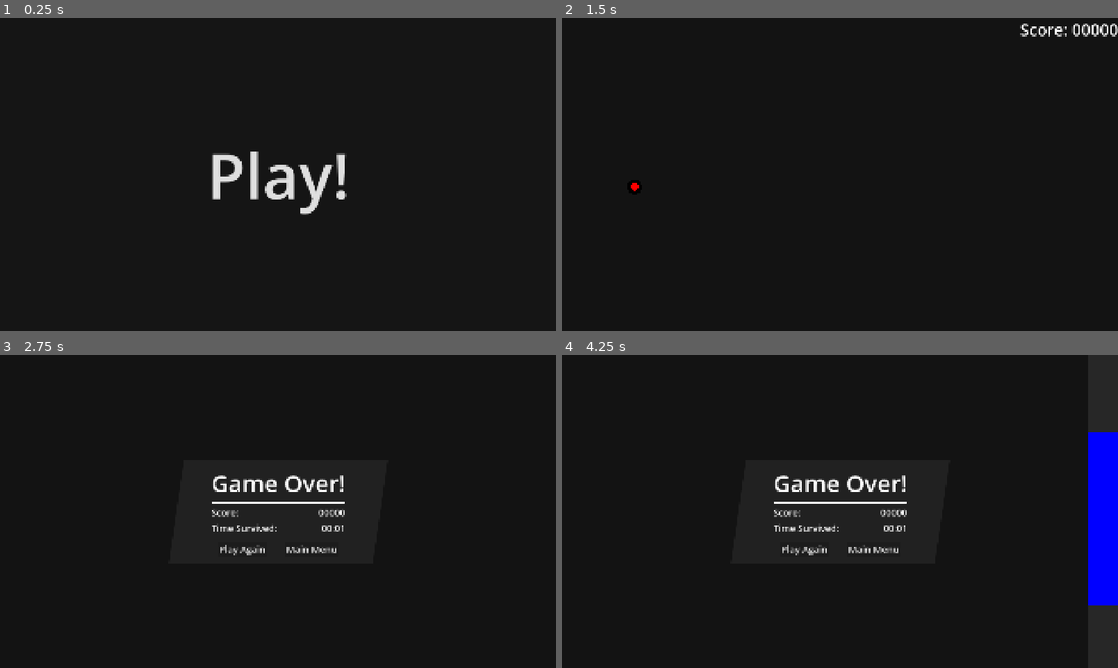
Above: before the commit, frames 1-4 (two rows, left to right).
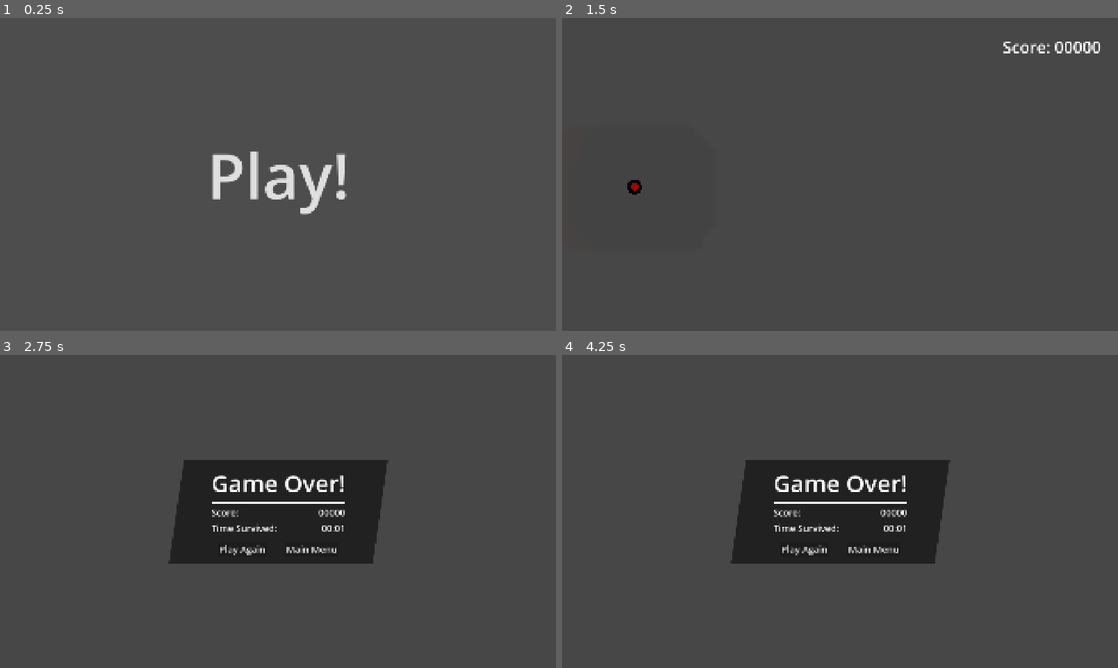
Above: after the commit, the same moments.

Repository: velix2/rgb-jump-remastered
Game: Godot game, scene res://Scenes/menu.tscn
Same seed, same stepped clock (60 frames per second), same inputs: the game is played once before the commit and once after it.
Inputs (mouse positions are in pixels of both pictures, inside the frame that each line leads up to):
- Up to frame 1 (0.25 s): no input
- Up to frame 2 (1.5 s): click "Play!" at 0.5 s; click "Play Again" at 1.25 s
- Up to frame 3 (2.75 s): click "Play Again" at 2 s
- Up to frame 4 (4.25 s): click "Play Again" at 2.75 s; move the mouse to (962, 495) at 3.52 s; right-click (962, 495) at 3.6 s; click (962, 495) at 3.77 s

The runs differ from the first frame. In frame 1, 99% of the frame differs, in the area x 0-100%, y 0-100%; in frame 2, 100%; in frame 3, 88%; in frame 4, 88%.

Commit message:
Textures

Diff:
--- a/Scenes/main.tscn
+++ b/Scenes/main.tscn
@@ -1,20 +1,29 @@
-[gd_scene load_steps=8 format=3 uid="uid://pb1hp8l4oi4o"]
+[gd_scene load_steps=10 format=3 uid="uid://pb1hp8l4oi4o"]
 
 [ext_resource type="Script" uid="uid://dkoex5utmjyov" path="res://Scripts/Main.gd" id="1_6i4rv"]
 [ext_resource type="PackedScene" uid="uid://cbeoup3mi4vwt" path="res://Scenes/player.tscn" id="1_6lt1q"]
 [ext_resource type="PackedScene" uid="uid://c0xpak1eiss0i" path="res://Scenes/moving_wall.tscn" id="3_3lq6p"]
 [ext_resource type="Script" uid="uid://dkduaa2pdde0f" path="res://Scripts/ScoreLabel.gd" id="4_jjvhh"]
+[ext_resource type="Texture2D" uid="uid://0n0aldig74v8" path="res://Barrier.png" id="5_344ge"]
 [ext_resource type="PackedScene" uid="uid://ce81uwmd0e3qc" path="res://Scenes/game_over_panel.tscn" id="5_kry3j"]
 [ext_resource type="Script" uid="uid://cq5rfx7umlela" path="res://Scripts/GameOverPanel.gd" id="6_21xkr"]
+[ext_resource type="Texture2D" uid="uid://dhrlppl2per6" path="res://Background.png" id="7_6bp64"]
 
 [sub_resource type="Environment" id="Environment_jjvhh"]
 background_mode = 3
 tonemap_mode = 2
 glow_enabled = true
-glow_intensity = 0.69
+glow_intensity = 4.57
 glow_strength = 0.88
 glow_bloom = 0.03
 glow_blend_mode = 0
+glow_hdr_threshold = 0.01
+glow_hdr_scale = 3.39
+glow_hdr_luminance_cap = 1.86
+glow_map_strength = 0.5
+adjustment_enabled = true
+adjustment_brightness = 0.66
+adjustment_saturation = 0.92
 
 [node name="Main" type="Node2D"]
 script = ExtResource("1_6i4rv")
@@ -29,6 +38,35 @@
 [node name="WorldEnvironment" type="WorldEnvironment" parent="."]
 environment = SubResource("Environment_jjvhh")
 
+[node name="ParallaxBackground" type="Parallax2D" parent="."]
+repeat_size = Vector2(1920, 0)
+autoscroll = Vector2(-100, 0)
+ignore_camera_scroll = true
+
+[node name="Sprite2D" type="Sprite2D" parent="ParallaxBackground"]
+z_index = -100
+z_as_relative = false
+texture = ExtResource("7_6bp64")
+centered = false
+
+[node name="ParallaxForeground" type="Parallax2D" parent="."]
+visible = false
+repeat_size = Vector2(1920, 0)
+autoscroll = Vector2(-12, 0)
+ignore_camera_scroll = true
+
+[node name="Sprite2D" type="Sprite2D" parent="ParallaxForeground"]
+self_modulate = Color(1, 1, 1, 0.419608)
+z_index = 100
+z_as_relative = false
+texture_filter = 1
+texture_repeat = 3
+scale = Vector2(16, 16)
+texture = ExtResource("5_344ge")
+centered = false
+region_enabled = true
+region_rect = Rect2(0, 0, 120, 67.5)
+
 [node name="CanvasLayer" type="CanvasLayer" parent="."]
 
 [node name="ScoreLabel" type="Label" parent="CanvasLayer"]
@@ -36,9 +74,12 @@
 anchors_preset = 1
 anchor_left = 1.0
 anchor_right = 1.0
-offset_left = -327.0
-offset_bottom = 77.0
+offset_left = -420.0
+offset_top = 60.0
+offset_right = -60.0
+offset_bottom = 116.0
 grow_horizontal = 0
+pivot_offset = Vector2(360, 56)
 size_flags_horizontal = 8
 size_flags_vertical = 0
 theme_override_font_sizes/font_size = 56
--- a/Scenes/moving_wall.tscn
+++ b/Scenes/moving_wall.tscn
@@ -1,23 +1,11 @@
-[gd_scene load_steps=7 format=3 uid="uid://c0xpak1eiss0i"]
+[gd_scene load_steps=5 format=3 uid="uid://c0xpak1eiss0i"]
 
 [ext_resource type="Script" uid="uid://1taldbd5qdl5" path="res://Scripts/MovingWall.gd" id="1_d8850"]
+[ext_resource type="Texture2D" uid="uid://0n0aldig74v8" path="res://Barrier.png" id="2_f4boo"]
+[ext_resource type="Texture2D" uid="uid://bec02rivfpo57" path="res://Passthrough.png" id="3_xf5eu"]
 
 [sub_resource type="RectangleShape2D" id="RectangleShape2D_ybne4"]
 size = Vector2(64, 64)
-
-[sub_resource type="Gradient" id="Gradient_sv2gi"]
-offsets = PackedFloat32Array(1)
-colors = PackedColorArray(0.140447, 0.140447, 0.140447, 1)
-
-[sub_resource type="GradientTexture2D" id="GradientTexture2D_8kp5r"]
-gradient = SubResource("Gradient_sv2gi")
-
-[sub_resource type="Gradient" id="Gradient_l124v"]
-offsets = PackedFloat32Array(0)
-colors = PackedColorArray(1, 1, 1, 1)
-
-[sub_resource type="GradientTexture2D" id="GradientTexture2D_cqxx3"]
-gradient = SubResource("Gradient_l124v")
 
 [node name="MovingWall" type="Node2D"]
 script = ExtResource("1_d8850")
@@ -31,8 +19,12 @@
 shape = SubResource("RectangleShape2D_ybne4")
 
 [node name="Sprite2D" type="Sprite2D" parent="WallTop"]
-scale = Vector2(4, 10)
-texture = SubResource("GradientTexture2D_8kp5r")
+texture_filter = 1
+texture_repeat = 3
+scale = Vector2(8, 8)
+texture = ExtResource("2_f4boo")
+region_enabled = true
+region_rect = Rect2(0, 0, 32, 80)
 
 [node name="Passthrough" type="Area2D" parent="."]
 z_index = -1
@@ -43,8 +35,10 @@
 
 [node name="Sprite2D" type="Sprite2D" parent="Passthrough"]
 modulate = Color(1, 0, 0, 1)
-scale = Vector2(4, 6)
-texture = SubResource("GradientTexture2D_cqxx3")
+scale = Vector2(8, 8)
+texture = ExtResource("3_xf5eu")
+region_enabled = true
+region_rect = Rect2(0, 0, 32, 48)
 
 [node name="WallBottom" type="Area2D" parent="."]
 z_index = 2
@@ -55,8 +49,12 @@
 shape = SubResource("RectangleShape2D_ybne4")
 
 [node name="Sprite2D" type="Sprite2D" parent="WallBottom"]
-scale = Vector2(4, 10)
-texture = SubResource("GradientTexture2D_8kp5r")
+texture_filter = 1
+texture_repeat = 3
+scale = Vector2(8, 8)
+texture = ExtResource("2_f4boo")
+region_enabled = true
+region_rect = Rect2(0, 0, 32, 80)
 
 [connection signal="body_entered" from="WallTop" to="." method="_on_wall_body_entered"]
 [connection signal="body_entered" from="Passthrough" to="." method="_on_passthrough_body_entered"]
--- a/project.godot
+++ b/project.godot
@@ -24,7 +24,6 @@
 
 window/size/viewport_width=1920
 window/size/viewport_height=1080
-window/size/mode=3
 window/stretch/mode="canvas_items"
 
 [dotnet]
@@ -34,6 +33,10 @@
 [global_group]
 
 player=""
+
+[gui]
+
+theme/custom_font="uid://bo32u064smj5m"
 
 [input]
 
@@ -49,7 +52,3 @@
 , Object(InputEventKey,"resource_local_to_scene":false,"resource_name":"","device":-1,"window_id":0,"alt_pressed":false …(186 unchanged characters)…
 ]
 }
-
-[rendering]
-
-environment/defaults/default_clear_color=Color(0.0807833, 0.0807834, 0.0807833, 1)
